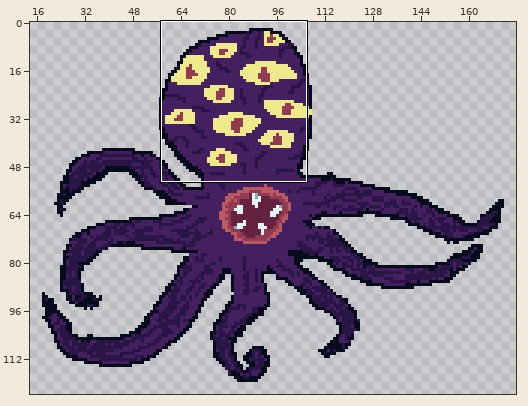
Two versions of one pixel-art file, assets/octopus.aseprite. Above: a wide view before the commit, with the close-up outlined.
Close-up. Earlier state:
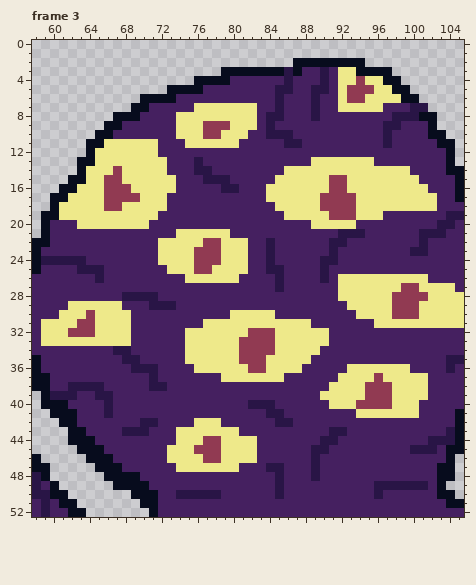
184x128 pixels, 3 frames. Shown: frame 3: x 58..105, y 0..52. The wide view leaves out empty margins.
The same view after the edit:
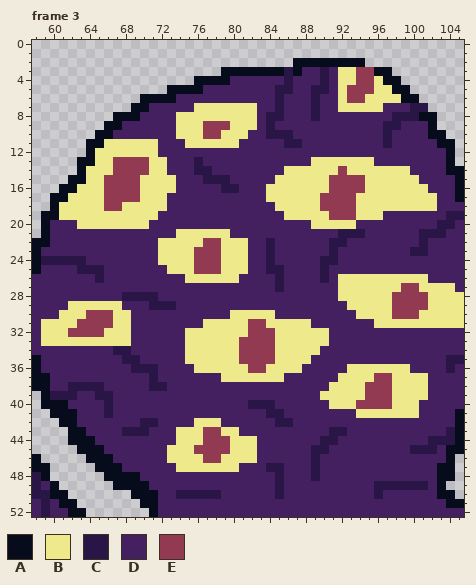
Palette (. is transparent): A #070c1d  B #eee98a  C #291546  D #452060  E #913a52
Difference:
--- frame 3
@@ x 92..97 @@
  2 AAA...
- 3 BBAAAA
- 4 BBEBBA
+ 3 BBEEAA
+ 4 BBEEBA
  5 BEEEBB
@@ x 65..96 @@
 12 BBBBBBBDDDDDDDDDDDDDDDDDDDDDDDDD
-13 BBBBBBBBDDDCDDDDDDDDDDDDBBBBBBBD
-14 BBEBBBBBDDDCCDDDDDDDDBBBBBBBBBBB
-15 BEEBBBBBBDDDCCCDDDDDBBBBBBEEBBBB
-16 BEEEBBBBBDDDDDCCDDDBBBBBBBEEBBBB
+13 BBEEEEBBDDDCDDDDDDDDDDDDBBBBBBBD
+14 BBEEEEBBDDDCCDDDDDDDDBBBBBBEBBBB
+15 BEEEEBBBBDDDCCCDDDDDBBBBBBEEEEBB
+16 BEEEEBBBBDDDDDCCDDDBBBBBBBEEEEBB
 17 BEEEEBBBDDDDDDDDDDDBBBBBBEEEEBBB
@@ x 76..80 @@
 24 EEEBB
-25 EEBBB
+25 EEEBB
 26 BBBBB
@@ x 58..105 @@
 28 DDDDDDDDDDCCCCDDDDDDDDDDDDDDDDDDDDBBBBBBEEEEBBBB
-29 DDDDBBBBBBDDDCCCDDDDDDDDDDDDDDDDDDDBBBBBEEEBBBBB
-30 DDDBBBEBBBBDDDDDDDDDDDBBBBBDDDDDDDDDBBBBEEEBBBBB
-31 DBBBBEEBBBBDDDDDDDDBBBBBBBBBBBBDDDDDDDBBBBBBBBBB
-32 DBBBEEEBBBBDDDDDDBBBBBBBEEEBBBBBBDDDDDDDDDDDDDDD
+29 DDDDBBBBBBDDDCCCDDDDDDDDDDDDDDDDDDDBBBBBEEEEBBBB
+30 DDDBBBEEEBBDDDDDDDDDDDBBBBBDDDDDDDDDBBBBEEEBBBBB
+31 DBBBBEEEEBBDDDDDDDDBBBBBEEBBBBBDDDDDDDBBBBBBBBBB
+32 DBBBEEEEBBBDDDDDDBBBBBBBEEEBBBBBBDDDDDDDDDDDDDDD
 33 DBBBBBBBBBBDDDDDDBBBBBBEEEEBBBBBBDDDDDDDDDDDDDDD
 34 DDDDDDDDDCCDDDDDDBBBBBBEEEEBBBBBDDDDDDDDDDDDDDDD
-35 ADDDDDDDDDCCDDDDDBBBBBBEEEBBBBBDDDDDDDDDDDDDDDCC
+35 ADDDDDDDDDCCDDDDDBBBBBBEEEEBBBBDDDDDDDDDDDDDDDCC
 36 ADDDDDDDDDDCCCDDDDBBBBBBEEBBBBDDDDDBBBBBBBDDDDCD
-37 AADDDDDDDDDDDCDDDDDDDBBBBBBBDDDDDDBBBBEBBBBBDDDD
+37 AADDDDDDDDDDDCDDDDDDDBBBBBBBDDDDDDBBBBEEBBBBDDDD
 38 AADDCCCCDDDDDCCDDDDDDDDDDDDDDDDDDBBBBEEEBBBBDDDD
@@ x 75..81 @@
 42 DBBBDDD
-43 BBBBBBD
-44 BBEEBBB
-45 BEEEBBB
+43 BBEEBBD
+44 BBEEEBB
+45 BEEEEBB
 46 BBEEBBB
